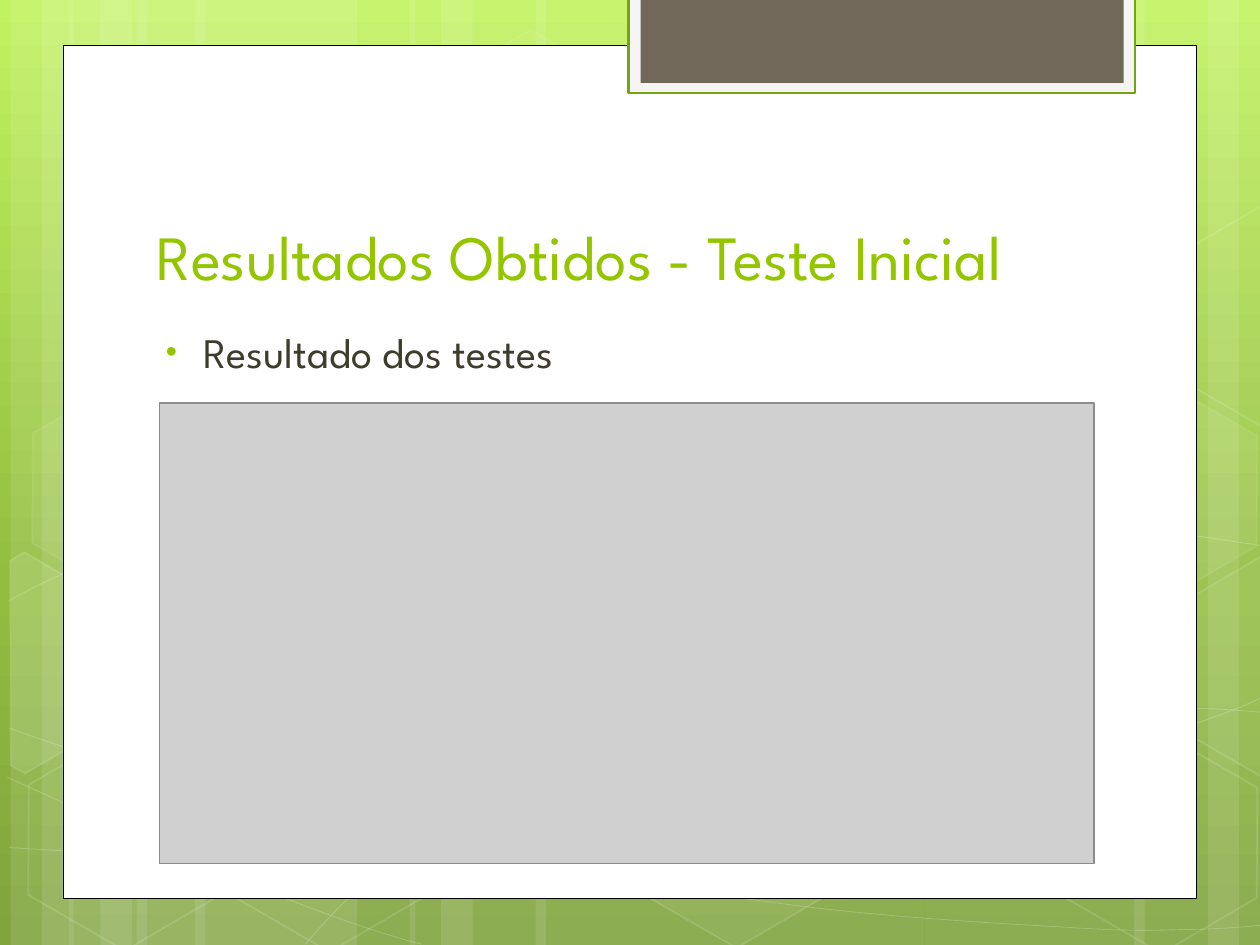
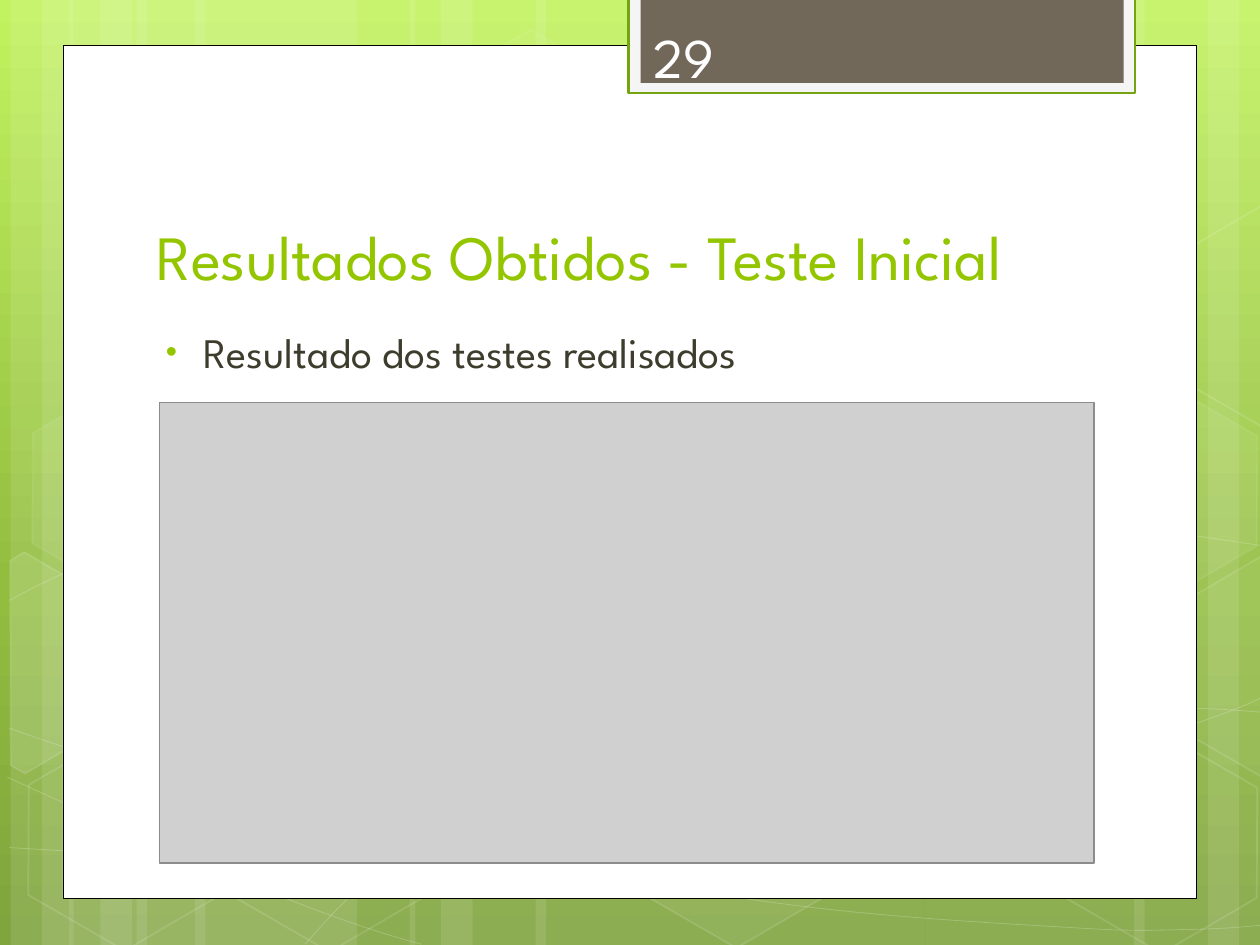
Before and after one commit to alexandregme/tcc2, a slide deck: slide 29 of Apresentação.pptx (slide 30 before the commit). Drawn at 1260x945 pixels with LibreOffice and Linux fonts; fonts in the diff are those of the drawing; grey boxes stand for pictures. Boxes give left, top, right and bottom in pixels: in the first picture for what was removed or moved away, otherwise in the second. Text is boxed around its words. In the diff, an @@ line names an element or a change of style, - is before the commit and + after.

```diff
--- a/Apresentação.pptx
+++ b/Apresentação.pptx
@@ page number added at (653,40,714,95), 32 pt, text #FEFEFE @@
+29
@@ text at (204,339,737,369): text changed @@
-• Resultado dos testes
+• Resultado dos testes realisados
```
Also in this commit, not shown: 40 other slides changed, 4 slides removed, 2 other files.
